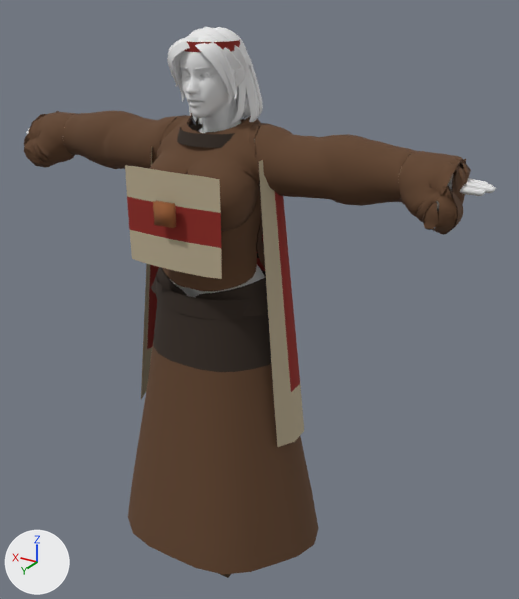
One commit to the glTF model campaigns/01_pachacutec/assets/models/pch_npc_anca_q.glb: the scene before it, then after it.
Both versions are drawn from a camera (50 mm lens) standing at (-1.217, 1.758, 1.87) and looking at (-0.106, -0.094, 0.944). The axes (+X, +Y, +Z) are drawn at lower left. The lights are the same throughout. The older version comes first. Where no turn or scale is listed for an object, it has been applied to the vertices. Vertices at exactly the same position are counted once.

Before the edit, the objects in view are built like this:
```python
ob_body = bpy.data.objects.new('Body', me_superhero_female)
ob_body.location = (0.0, 0.0, 0.0)
ob_clothes = bpy.data.objects.new('Clothes', me_clothes)
ob_clothes.location = (0.0, 0.0, 0.0)
ob_hair = bpy.data.objects.new('Hair', me_nurbscurve_065)
ob_hair.location = (0.0, 0.0, 0.0)
```
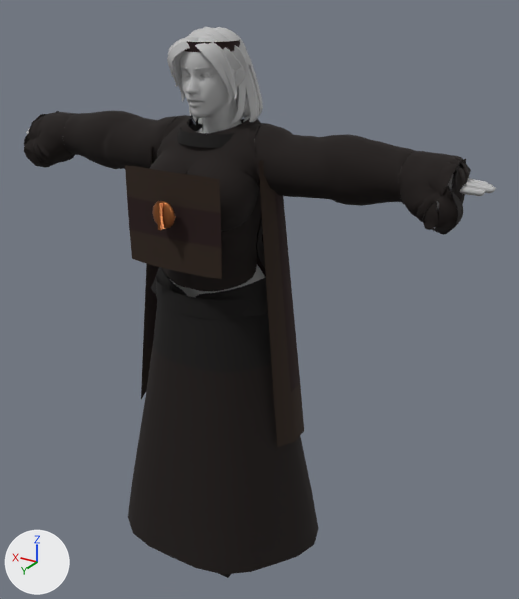
What changed in the scene script:
```text
Add img_pch_textile:
    img_pch_textile = load_image('pch_textile', '_unpacked/pch_textile', 768, 1024, 'sRGB')
Change mat_pch_body_anca:
    where n2 = _N.new('ShaderNodeMix'); n2.name = 'Mix'
    remove n2.inputs[7].default_value = (0.8, 0.8, 0.8, 1.0)  # 'B', white #e7e7e7
Change mat_pch_cloth:
    where n0 = _N.new('ShaderNodeBsdfPrincipled'); n0.name = 'Principled BSDF'
    n0.inputs[2].default_value: 0.92 -> 0.9  # 'Roughness'
    where n2 = _N.new('ShaderNodeMix'); n2.name = 'Mix'
    remove n2.inputs[7].default_value = (0.8, 0.8, 0.8, 1.0)  # 'B', white #e7e7e7
    add n4 = _N.new('ShaderNodeTexImage'); n4.name = 'Image Texture'
    add n4.image = img_pch_textile
    where n3 = _N.new('ShaderNodeVertexColor'); n3.name = 'Color Attribute'
    remove _L.new(n3.outputs[0], n2.inputs[6])  # 'Color' to 'A'
    add _L.new(n3.outputs[0], n2.inputs[7])  # 'Color' to 'B'
    add _L.new(n4.outputs[0], n2.inputs[6])  # 'Color' to 'A'
Change mat_pch_hair_dark_f:
    mat_pch_hair_dark_f.base_color: (0.8, 0.8, 0.8) -> (0.5, 0.5, 0.5)  # white #e7e7e7 -> grey #bcbcbc
Add mat_pch_tupu:
    mat_pch_tupu = principled_material('pch_tupu')
    mat_pch_tupu.base_color = (0.393, 0.133, 0.0397)  # brown #a86638
    mat_pch_tupu.metallic = 0.85
    mat_pch_tupu.roughness = 0.28
Change me_clothes:
    used by ob_clothes; location = (0.0, 0.0, 0.0)
    remove me_clothes.from_pydata(...)  # 3523 vertices, 5828 faces; spans x -0.76..0.76, y -0.3..0.3, z 0.01..1.74
    add me_clothes.from_pydata(...)  # 3522 vertices, 5820 faces; spans x -0.76..0.76, y -0.3..0.3, z 0.01..1.74
    me_clothes part 1: the loose piece of 8 vertices spanning x -0.03..0.03, y 0.23..0.25, z 1.27..1.33 is deleted
    me_clothes part 2: 4 vertices moved from x -0.1..0.02, y -0.14..0.05, z 1.49..1.53 to x -0.1..0.01, y -0.14..0.05, z 1.49..1.53; 39 vertices removed from x -0.1..0.1, y -0.14..0.05, z 1.49..1.54; 46 vertices added at x -0.1..0.1, y -0.14..0.02, z 1.51..1.56
    me_clothes part 3: 3 vertices moved within x -0.72..-0.65, y -0.07..-0.01, z 1.35..1.47
Add me_cube:
    me_cube.from_pydata(...)  # a box spanning x -0.0049..0.0049, y 0.249..0.267, z 1.2625..1.3375
    me_cube.materials.append(mat_pch_tupu)  # brown #a86638
Add me_sphere_014:
    me_sphere_014.from_pydata(...)  # a UV sphere (16 segments, 6 rings, poles along z) spanning x -0.0392..0.0392, y 0.233..0.257, z 1.26..1.34
    me_sphere_014.materials.append(mat_pch_tupu)  # brown #a86638
Add ob_tupupin:
    ob_tupupin = bpy.data.objects.new('TupuPin', me_cube)
    ob_tupupin.location = (0.0, 0.0, 0.0)
Add ob_tupudisc:
    ob_tupudisc = bpy.data.objects.new('TupuDisc', me_sphere_014)
    ob_tupudisc.location = (0.0, 0.0, 0.0)
```

Pixel boxes (x1, y1, x2, y2) of what changed, in the pictures (519 x 599 px; the box of a moved part takes in the faces that stretch with it):
'Clothes', surface changed (brown to black): (24, 40, 471, 578) in both
'Body', surface changed: (26, 51, 496, 297) in both
'Hair', recoloured (white to grey): (167, 27, 263, 128) in both
'TupuDisc', added: after (152, 201, 175, 228)
'TupuPin', added: after (156, 202, 165, 230)
part 1 of me_clothes, deleted (brown): before (153, 200, 176, 228)
part 2 of me_clothes, moved or reshaped (mostly hidden afterwards): before (184, 113, 259, 134); after (190, 115, 259, 134)
part 3 of me_clothes, moved or reshaped: before (452, 162, 462, 183); after (442, 163, 458, 172)
